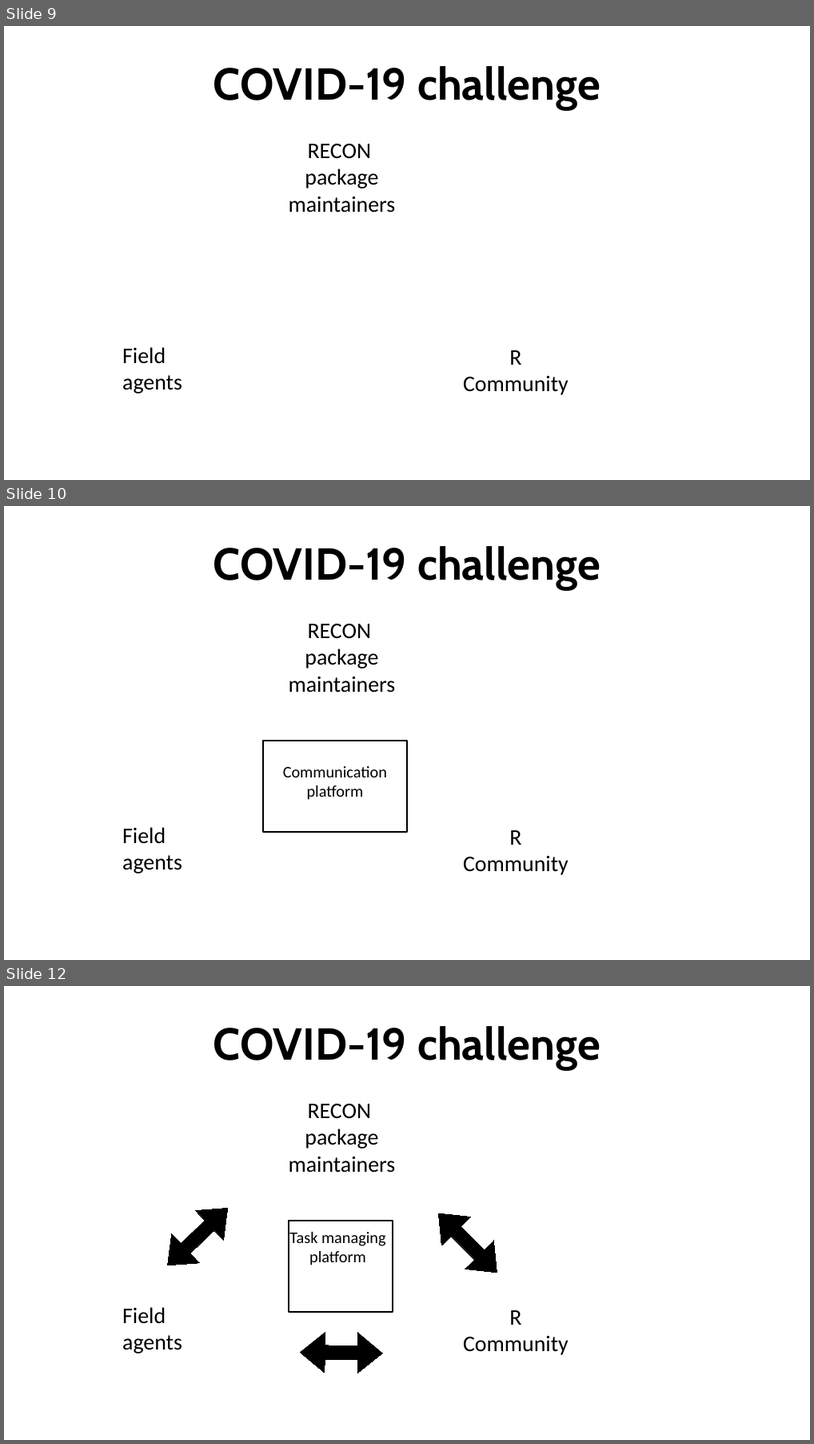
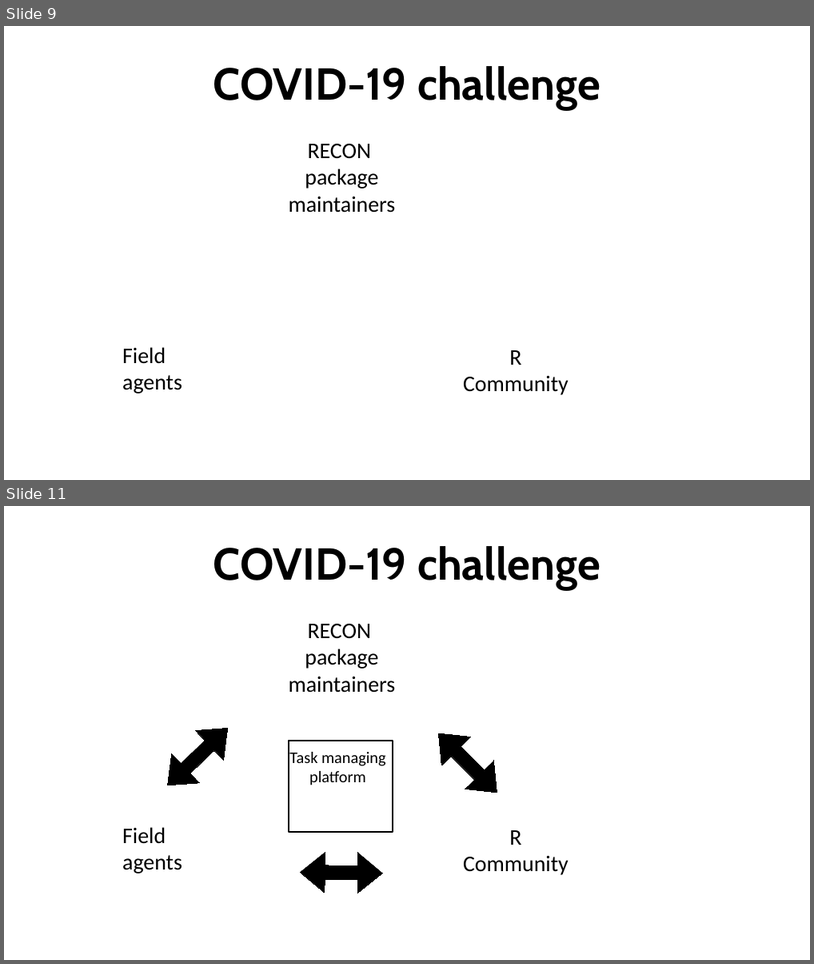
Before and after one commit to matthieugold/covid-19-challenge, a slide deck: docs/dscc_presentation/dscc_presentation.odp. Shown one above the other, each under a label of ours: slides 9, 10 and 12 before the commit, slides 9 and 11 after it; the slides between them are not shown. The pictures are 814x1444 and 814x964 pixels, drawn with LibreOffice and Linux fonts; fonts in the diff are those of the drawing. Boxes give left, top, right and bottom in pixels: in the first picture for what was removed or moved away, otherwise in the second. Text is boxed around its words. In the diff, an @@ line names an element or a change of style, - is before the commit and + after.

```diff
--- a/docs/dscc_presentation/dscc_presentation.odp
+++ b/docs/dscc_presentation/dscc_presentation.odp
@@ slide 10 removed at box(4, 506, 810, 960), background #FFFFFF @@
@@ title removed at box(214, 546, 601, 589) @@
-COVID-19 challenge
@@ text removed at box(289, 624, 396, 692) @@
-RECON
-package
-maintainers
@@ rectangle removed at box(263, 740, 407, 832) @@
@@ text removed at box(283, 766, 387, 800) @@
-Communication platform
@@ text removed at box(122, 827, 182, 873) @@
-Field
-agents
@@ text removed at box(463, 830, 569, 875) @@
-R
-Community
@@ what was slide 12 is now slide 11 @@
```
Also in this commit, not shown: 1 slide changed, 1 other file.
